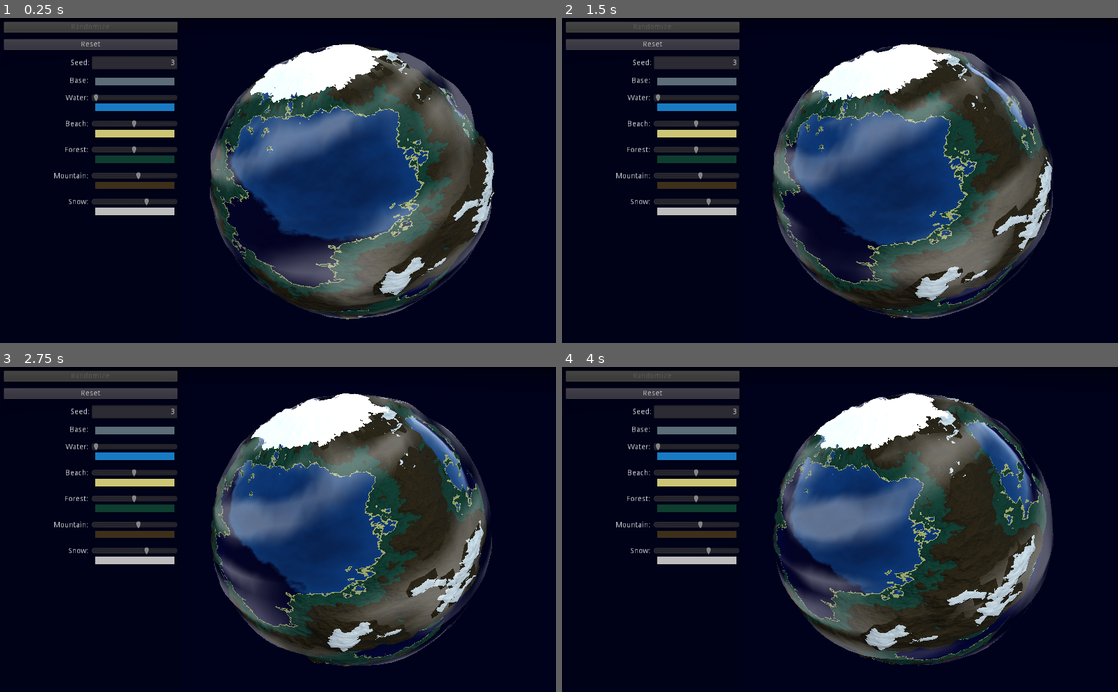
Above: before the commit, frames 1-4 (two rows, left to right).
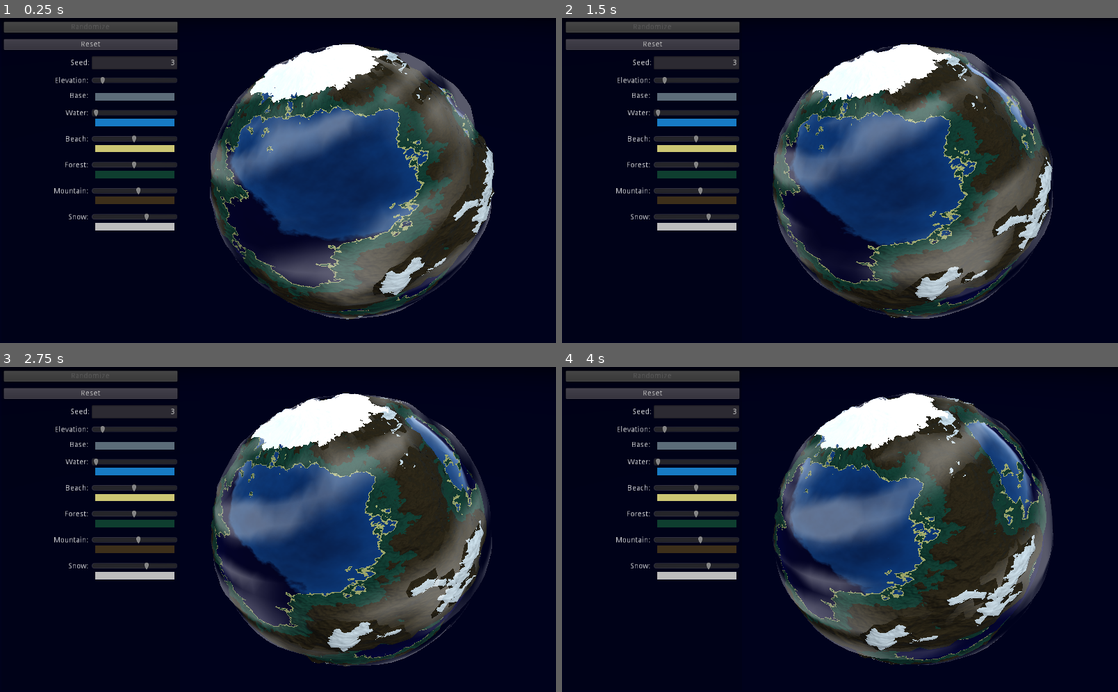
Above: after the commit, the same moments.

Repository: RichoM/SimplexNoiseTest
Game: Godot game, scene res://Test.tscn
The game is run twice, just before and just after one commit, with the same random seed, the same clock (stepped at 60 frames per second) and the same inputs.
Inputs:
- Up to frame 1 (0.25 s): no input
- Up to frame 2 (1.5 s): no input
- Up to frame 3 (2.75 s): no input
- Up to frame 4 (4 s): no input

The runs differ from the first frame. In frame 1, 5.4% of the frame differs, in the area x 9-32%, y 18-66%; in frame 2, 5.4%; in frame 3, 5.4%; in frame 4, 5.4%.

Commit message:
Added an elevation multiplier setting

Diff:
--- a/godot/GUI.gd
+++ b/godot/GUI.gd
@@ -2,6 +2,7 @@
 
 export var planet : NodePath
 export var seed_input : NodePath
+export var elevation_slider : NodePath
 export var base_color : NodePath
 export var water_threshold : NodePath
 export var water_color : NodePath
@@ -26,6 +27,7 @@
 
 func collect_initial_values():
 	initial_values["seed"] = get_seed()
+	initial_values["elevation"] = get_elevation()
 
 	initial_values["water.threshold"] = get_terrain_threshold("water")
 	initial_values["beach.threshold"] = get_terrain_threshold("beach")
@@ -42,6 +44,7 @@
 
 func update():
 	(get_node(seed_input) as LineEdit).text = str(get_seed())
+	(get_node(elevation_slider) as HSlider).value = get_elevation()
 
 	(get_node(water_threshold) as HSlider).value = get_terrain_threshold("water")
 	(get_node(beach_threshold) as HSlider).value = get_terrain_threshold("beach")
@@ -66,6 +69,12 @@
 	var noise = noise_sampler.get("noise")
 	noise.set("seed", value)
 
+
+func get_elevation():
+	return planet_material.get("shader_param/elevation")
+
+func set_elevation(value):
+	planet_material.set("shader_param/elevation", value)
 
 func get_terrain_threshold(terrain : String):
 	return planet_material.get("shader_param/" + terrain + "_threshold")
@@ -93,6 +102,11 @@
 	if value != get_seed():
 		set_seed(value)
 	(get_node(seed_input) as LineEdit).text = str(value)
+
+
+
+func _on_elevation_slider_value_changed(value):
+	set_elevation(value)
 
 
 func _on_water_threshold_value_changed(value):
--- a/godot/GUI.tscn
+++ b/godot/GUI.tscn
@@ -10,6 +10,7 @@
 "_edit_use_anchors_": false
 }
 seed_input = NodePath("Panel/Controls/SeedControl/seed")
+elevation_slider = NodePath("Panel/Controls/ElevationControl/right/elevation_slider")
 base_color = NodePath("Panel/Controls/BaseControl/right/base_color")
 water_threshold = NodePath("Panel/Controls/WaterControl/right/water_threshold")
 water_color = NodePath("Panel/Controls/WaterControl/right/water_color")
@@ -92,10 +93,52 @@
 "_edit_use_anchors_": false
 }
 
+[node name="ElevationControl" type="HBoxContainer" parent="Panel/Controls"]
+margin_top = 100.0
+margin_right = 320.0
+margin_bottom = 116.0
+__meta__ = {
+"_edit_use_anchors_": false
+}
+
+[node name="left" type="MarginContainer" parent="Panel/Controls/ElevationControl"]
+margin_right = 158.0
+margin_bottom = 16.0
+size_flags_horizontal = 3
+custom_constants/margin_right = 2
+custom_constants/margin_top = 2
+
+[node name="label" type="Label" parent="Panel/Controls/ElevationControl/left"]
+margin_top = 2.0
+margin_right = 156.0
+margin_bottom = 16.0
+size_flags_horizontal = 3
+size_flags_vertical = 1
+text = "Elevation:"
+align = 2
+__meta__ = {
+"_edit_use_anchors_": false
+}
+
+[node name="right" type="VBoxContainer" parent="Panel/Controls/ElevationControl"]
+margin_left = 162.0
+margin_right = 320.0
+margin_bottom = 16.0
+size_flags_horizontal = 3
+custom_constants/separation = 0
+
+[node name="elevation_slider" type="HSlider" parent="Panel/Controls/ElevationControl/right"]
+margin_right = 158.0
+margin_bottom = 16.0
+min_value = 0.1
+max_value = 10.0
+step = 0.01
+value = 1.0
+
 [node name="BaseControl" type="HBoxContainer" parent="Panel/Controls"]
-margin_top = 100.0
-margin_right = 320.0
-margin_bottom = 120.0
+margin_top = 128.0
+margin_right = 320.0
+margin_bottom = 148.0
 __meta__ = {
 "_edit_use_anchors_": false
 }
@@ -134,9 +177,9 @@
 edit_alpha = false
 
 [node name="WaterControl" type="HBoxContainer" parent="Panel/Controls"]
-margin_top = 132.0
-margin_right = 320.0
-margin_bottom = 168.0
+margin_top = 160.0
+margin_right = 320.0
+margin_bottom = 196.0
 __meta__ = {
 "_edit_use_anchors_": false
 }
@@ -182,9 +225,9 @@
 edit_alpha = false
 
 [node name="BeachControl" type="HBoxContainer" parent="Panel/Controls"]
-margin_top = 180.0
-margin_right = 320.0
-margin_bottom = 216.0
+margin_top = 208.0
+margin_right = 320.0
+margin_bottom = 244.0
 __meta__ = {
 "_edit_use_anchors_": false
 }
@@ -230,9 +273,9 @@
 edit_alpha = false
 
 [node name="ForestControl" type="HBoxContainer" parent="Panel/Controls"]
-margin_top = 228.0
-margin_right = 320.0
-margin_bottom = 264.0
+margin_top = 256.0
+margin_right = 320.0
+margin_bottom = 292.0
 __meta__ = {
 "_edit_use_anchors_": false
 }
@@ -278,9 +321,9 @@
 edit_alpha = false
 
 [node name="MountainControl" type="HBoxContainer" parent="Panel/Controls"]
-margin_top = 276.0
-margin_right = 320.0
-margin_bottom = 312.0
+margin_top = 304.0
+margin_right = 320.0
+margin_bottom = 340.0
 __meta__ = {
 "_edit_use_anchors_": false
 }
@@ -326,9 +369,9 @@
 edit_alpha = false
 
 [node name="SnowControl" type="HBoxContainer" parent="Panel/Controls"]
-margin_top = 324.0
-margin_right = 320.0
-margin_bottom = 360.0
+margin_top = 352.0
+margin_right = 320.0
+margin_bottom = 388.0
 __meta__ = {
 "_edit_use_anchors_": false
 }
@@ -375,6 +418,7 @@
 [connection signal="pressed" from="Panel/Controls/reset_button" to="." method="_on_reset_button_pressed"]
 [connection signal="focus_exited" from="Panel/Controls/SeedControl/seed" to="." method="_on_seed_focus_exited"]
 [connection signal="text_entered" from="Panel/Controls/SeedControl/seed" to="." method="_on_seed_text_entered"]
+[connection signal="value_changed" from="Panel/Controls/ElevationControl/right/elevation_slider" to="." method="_on_elevation_slider_value_changed"]
 [connection signal="color_changed" from="Panel/Controls/BaseControl/right/base_color" to="." method="_on_base_color_color_changed"]
 [connection signal="value_changed" from="Panel/Controls/WaterControl/right/water_threshold" to="." method="_on_water_threshold_value_changed"]
 [connection signal="color_changed" from="Panel/Controls/WaterControl/right/water_color" to="." method="_on_water_color_changed"]
--- a/godot/terrain_sphere.shader
+++ b/godot/terrain_sphere.shader
@@ -1,6 +1,9 @@
 shader_type spatial;
 
 uniform vec2 offset;
+
+uniform float elevation;
+
 uniform vec4 base : hint_color;
 uniform vec4 water : hint_color;
 uniform vec4 beach : hint_color;
@@ -45,6 +48,10 @@
 		disp = noise.r * 0.1;
 	} else if (noise.r > beach_threshold) {
 		disp = noise.r * 0.05;
+	} else if (noise.r > water_threshold) {
+		disp = noise.r * 0.0;
+	} else {
+		disp = noise.r * -0.1;
 	}
 
 
@@ -54,6 +61,7 @@
 		disp = min(disp, 0.15);
 	}
 
+	disp *= elevation;
 	VERTEX = move(VERTEX, disp);
 }
 
--- a/godot/terrain_sphere.tres
+++ b/godot/terrain_sphere.tres
@@ -7,6 +7,7 @@
 [resource]
 shader = ExtResource( 1 )
 shader_param/offset = Vector2( 0, 0 )
+shader_param/elevation = 1.0
 shader_param/base = Color( 0.360784, 0.423529, 0.47451, 1 )
 shader_param/water = Color( 0.0901961, 0.482353, 0.768627, 1 )
 shader_param/beach = Color( 0.8, 0.777067, 0.456, 1 )
